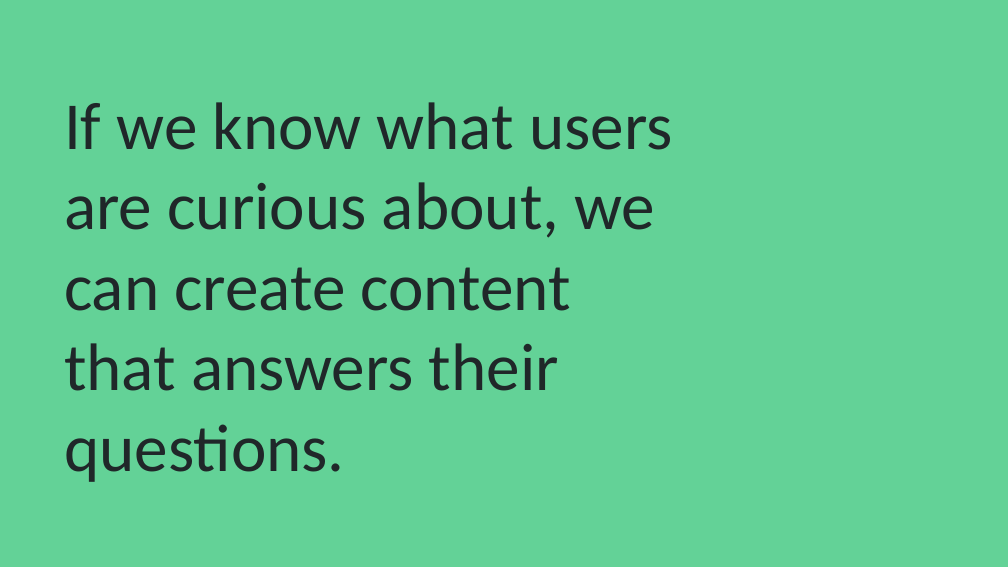
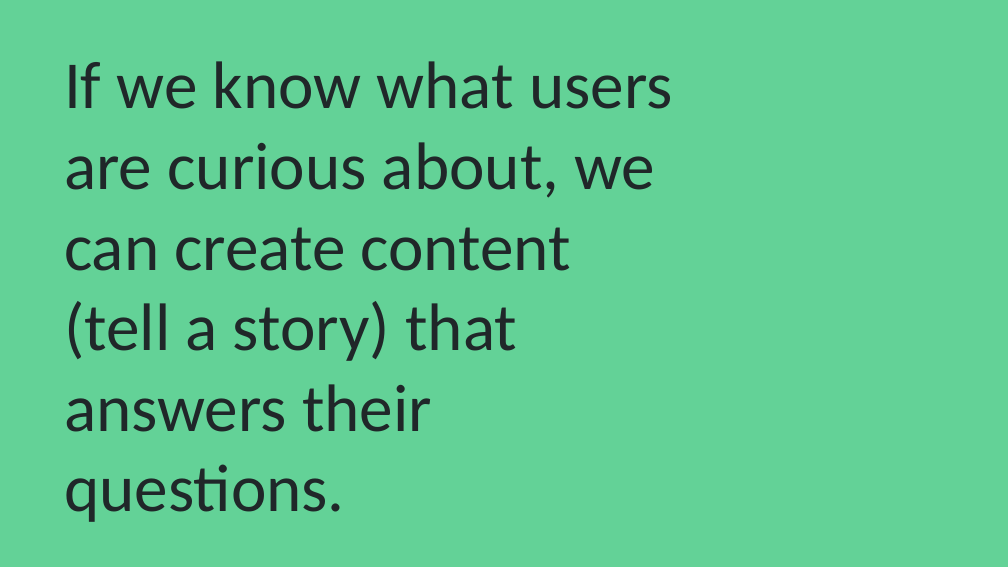
Before and after one commit to aapyles/CNS, a slide deck: slide 25 of bootcamp/storytelling.pptx. Drawn at 1008x567 pixels with LibreOffice and Linux fonts; fonts in the diff are those of the drawing. Boxes give left, top, right and bottom in pixels: in the first picture for what was removed or moved away, otherwise in the second. Text is boxed around its words. In the diff, an @@ line names an element or a change of style, - is before the commit and + after.

Commit message:
updates ppt

```diff
--- a/bootcamp/storytelling.pptx
+++ b/bootcamp/storytelling.pptx
@@ title at [64,61,672,522]: text changed @@
-If we know what users are curious about, we can create content that answers their questions.
+If we know what users are curious about, we can create content (tell a story) that answers their questions.
```
Also in this commit, not shown: 1 other slide changed, 13 slides removed.
